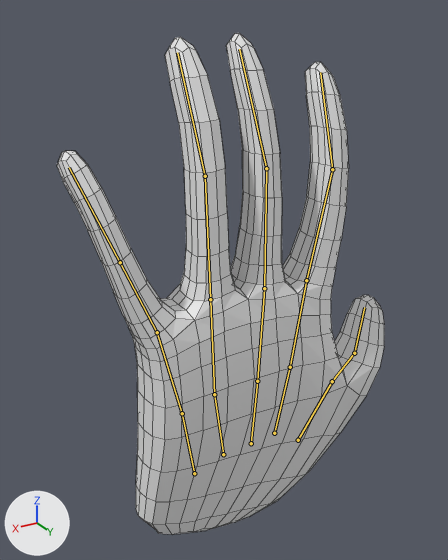
The Blender file hand.blend: old version first, new version second.
Rendered twice from a 50 mm camera at (2.44, 3.92, 3.16) aimed at (-0.07, -0.26, 1.07). Arrows for +X, +Y and +Z are at lower left; the lights stay in place. Both versions are drawn at the pose saved in each file; the numbers are the values there. The bones that bend it are drawn over the model as lines. Mesh edges are drawn as thin lines.
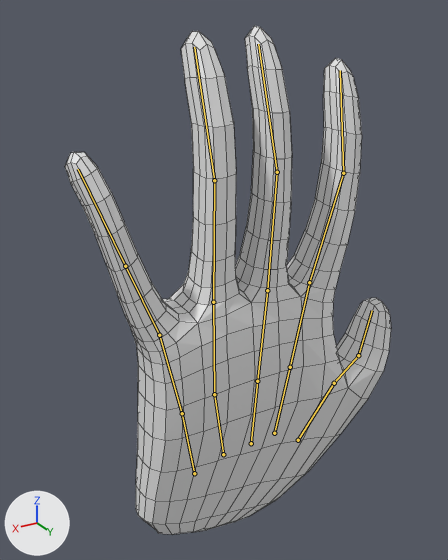
The change, as JSON lines over the scene's bpy script:
```json
{"block": "bone_bone_003", "where": "bone_bone_003 = bpy.data.objects['Armature'].pose.bones['Bone.003']  # child of 'Bone'"}
{"op": "set", "path": "bone_bone_003.location", "old": "(-0.003, -0.11, 0.183)", "new": "(-0.003, -0.109, 0.179)"}
{"op": "set", "path": "bone_bone_003.rotation_quaternion", "old": "(1.0, 0.0, 0.0, 0.0)", "new": "(1.0, -0.022, 0.001, 0.0)", "note": "degrees (0, 0, 0) -> degrees (-2, 0, 0)"}
{"block": "bone_bone_007", "where": "bone_bone_007 = bpy.data.objects['Armature'].pose.bones['Bone.007']  # child of 'Bone.004'"}
{"op": "set", "path": "bone_bone_007.location", "old": "(0.001, -0.1, 0.075)", "new": "(0.001, -0.099, 0.073)"}
{"op": "set", "path": "bone_bone_007.rotation_quaternion", "old": "(1.0, 0.0, 0.0, 0.0)", "new": "(1.0, -0.022, 0.0, 0.0)", "note": "degrees (0, 0, 0) -> degrees (-2, 0, 0)"}
{"block": "bone_bone_011", "where": "bone_bone_011 = bpy.data.objects['Armature'].pose.bones['Bone.011']  # child of 'Bone.008'"}
{"op": "set", "path": "bone_bone_011.location", "old": "(0.003, -0.05, 0.113)", "new": "(0.003, -0.05, 0.11)"}
{"op": "set", "path": "bone_bone_011.rotation_quaternion", "old": "(1.0, 0.0, 0.0, 0.0)", "new": "(1.0, -0.022, 0.0, 0.0)", "note": "degrees (0, 0, 0) -> degrees (-2, 0, 0)"}
{"block": "bone_bone_015", "where": "bone_bone_015 = bpy.data.objects['Armature'].pose.bones['Bone.015']  # child of 'Bone.012'"}
{"op": "set", "path": "bone_bone_015.location", "old": "(0.006, -0.091, 0.133)", "new": "(0.006, -0.091, 0.13)"}
{"op": "set", "path": "bone_bone_015.rotation_quaternion", "old": "(1.0, 0.0, 0.0, 0.0)", "new": "(1.0, -0.022, 0.0, 0.0)", "note": "degrees (0, 0, 0) -> degrees (-2, 0, 0)"}
{"block": "bone_bone_016", "where": "bone_bone_016 = bpy.data.objects['Armature'].pose.bones['Bone.016']"}
{"op": "set", "path": "bone_bone_016.rotation_quaternion", "old": "(1.0, 0.0, 0.0, 0.0)", "new": "(1.0, -0.022, -0.001, 0.0)", "note": "degrees (0, 0, 0) -> degrees (-2, 0, 0)"}
```

Boxes (x1, y1, x2, y2) around the edits, measured in the pictures (448 x 560 px):
```json
{"object": "Cube", "change": "posed", "before": [57, 33, 384, 535], "after": [65, 26, 391, 535]}
{"bone": "Bone.003", "before": "(182, 413) to (157, 332)", "after": "(182, 413) to (159, 335)"}
{"bone": "Bone.007", "before": "(214, 394) to (210, 299)", "after": "(214, 394) to (213, 302)"}
{"bone": "Bone.011", "before": "(257, 381) to (264, 288)", "after": "(257, 381) to (267, 290)"}
{"bone": "Bone.015", "before": "(290, 367) to (306, 280)", "after": "(290, 367) to (309, 282)"}
{"bone": "Bone.016", "before": "(298, 440) to (332, 381)", "after": "(298, 440) to (334, 383)"}
```
